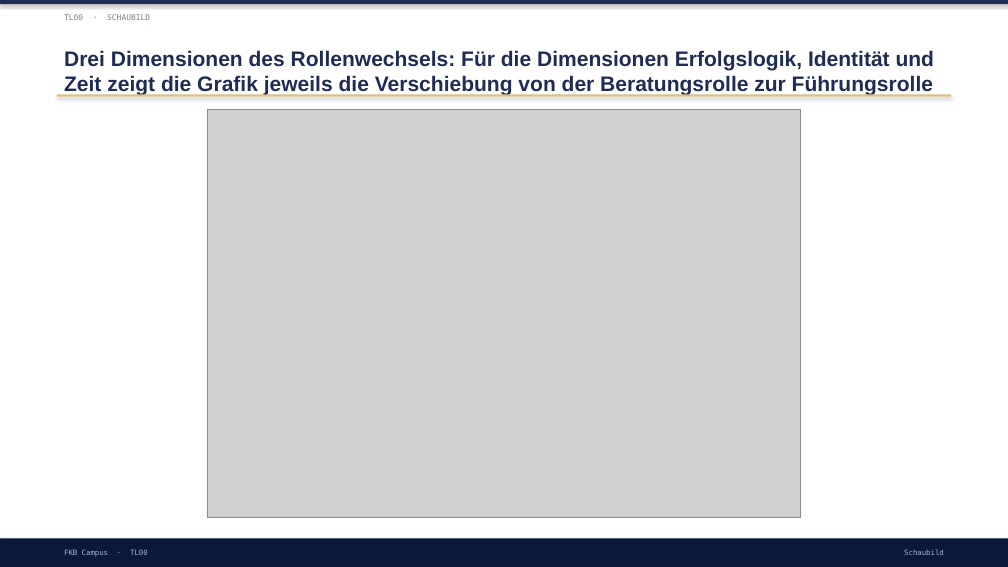
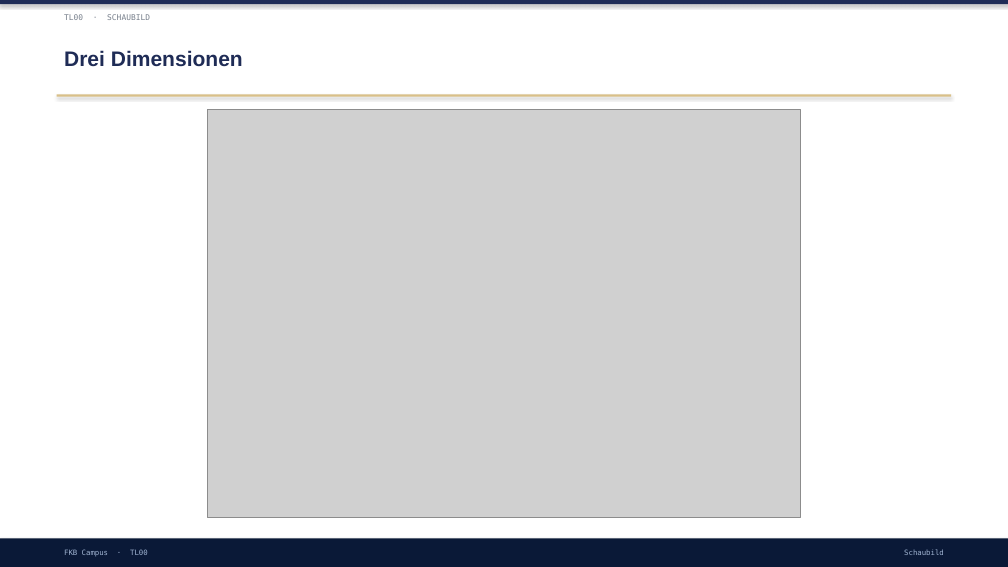
Before and after one commit to ck5rqc47pr-byte/firmenkundenakademie-online, a slide deck: slide 7 of protected-downloads/praesentation/TL00.pptx. Drawn at 1008x567 pixels with LibreOffice and Linux fonts; fonts in the diff are those of the drawing; grey boxes stand for pictures. Boxes give left, top, right and bottom in pixels: in the first picture for what was removed or moved away, otherwise in the second. Text is boxed around its words. In the diff, an @@ line names an element or a change of style, - is before the commit and + after.

```diff
--- a/protected-downloads/praesentation/TL00.pptx
+++ b/protected-downloads/praesentation/TL00.pptx
@@ text at (x1=64, y1=50, x2=243, y2=67): text changed @@
-Drei Dimensionen des Rollenwechsels: Für die Dimensionen Erfolgslogik, Identität und Zeit zeigt die Grafik jeweils die Verschiebung von der Beratungsrolle zur Führungsrolle
+Drei Dimensionen
```
Also in this commit, not shown: 3 other slides changed, 10 slides added, 4 slides removed, 4 other files.
